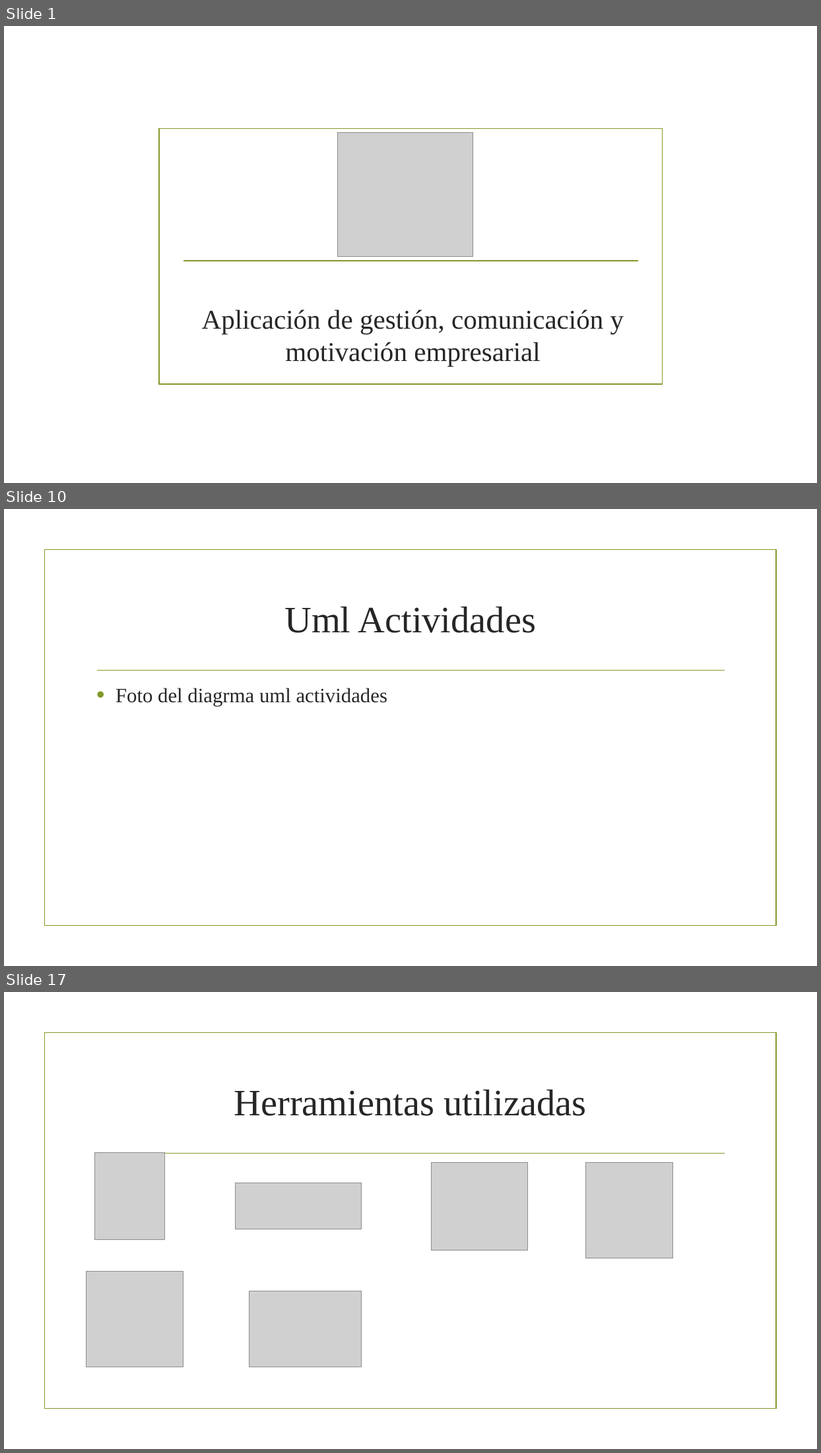
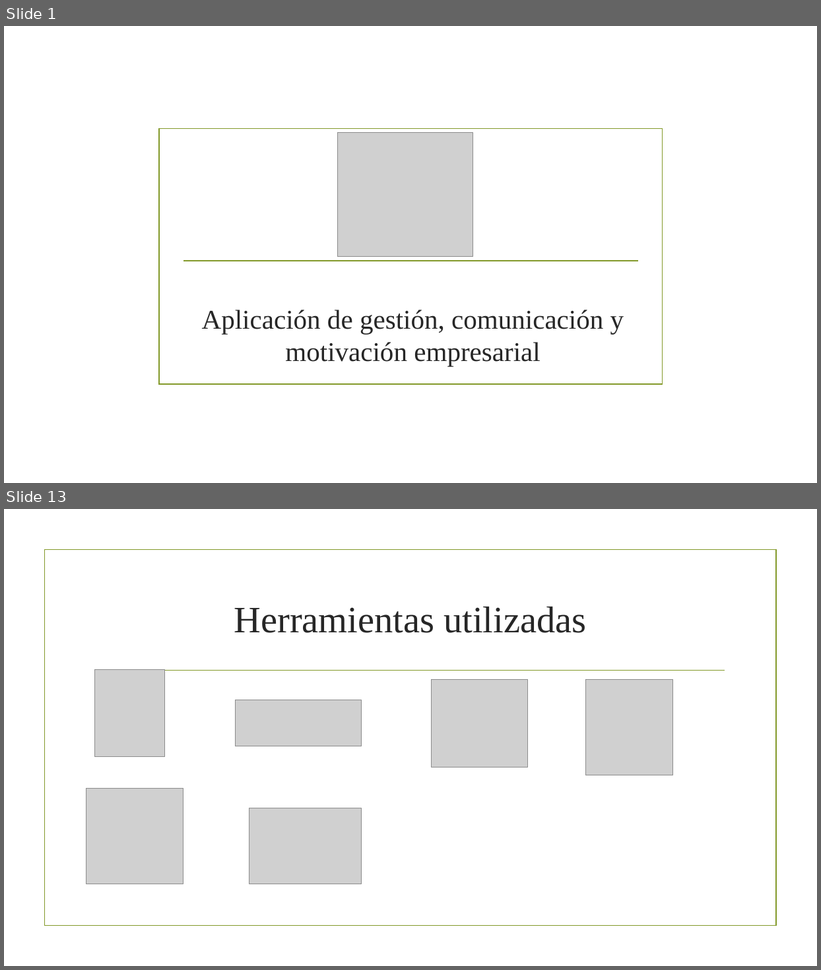
Before and after one commit to HectorSanchezLuque/PIdam2122verde, a slide deck: worktab.pptx. Shown one above the other, each under a label of ours: slides 1, 10 and 17 before the commit, slides 1 and 13 after it; the slides between them are not shown. The pictures are 821x1453 and 821x970 pixels, drawn with LibreOffice and Linux fonts; fonts in the diff are those of the drawing; grey boxes stand for pictures; background and template pictures are left out. Boxes give left, top, right and bottom in pixels: in the first picture for what was removed or moved away, otherwise in the second. Text is boxed around its words. In the diff, an @@ line names an element or a change of style, - is before the commit and + after.

```diff
--- a/worktab.pptx
+++ b/worktab.pptx
@@ slide 10 removed at <box>4,509,817,966</box>, background picture (left out); not listed: 2 template elements that a slide beside it also shows @@
@@ title removed at <box>284,607,536,633</box> @@
-Uml Actividades
@@ text removed at <box>116,688,387,706</box> @@
-• Foto del diagrma uml actividades
@@ what was slide 17 is now slide 13 @@
```
Also in this commit, not shown: 6 slides changed, 6 slides added, 11 other slides removed.
